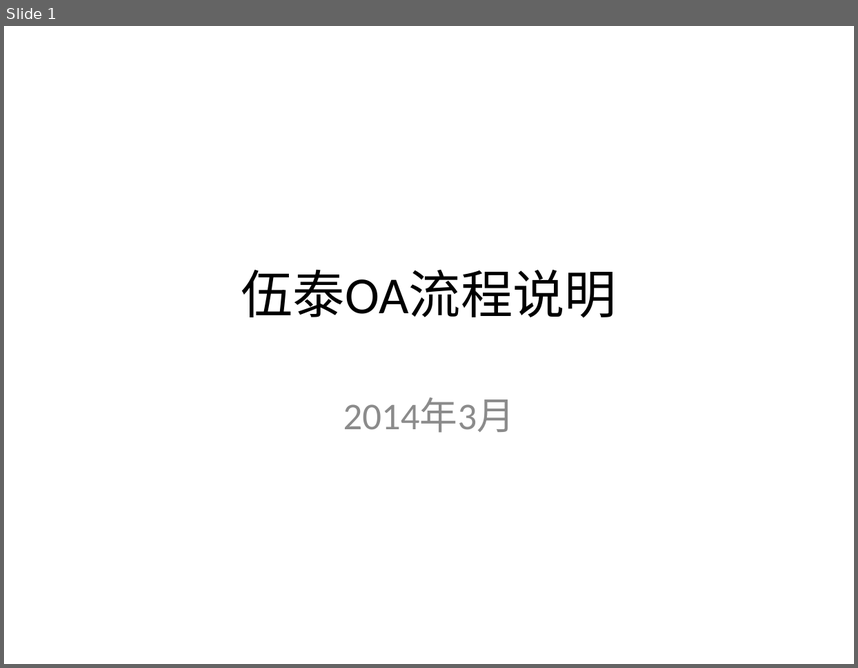
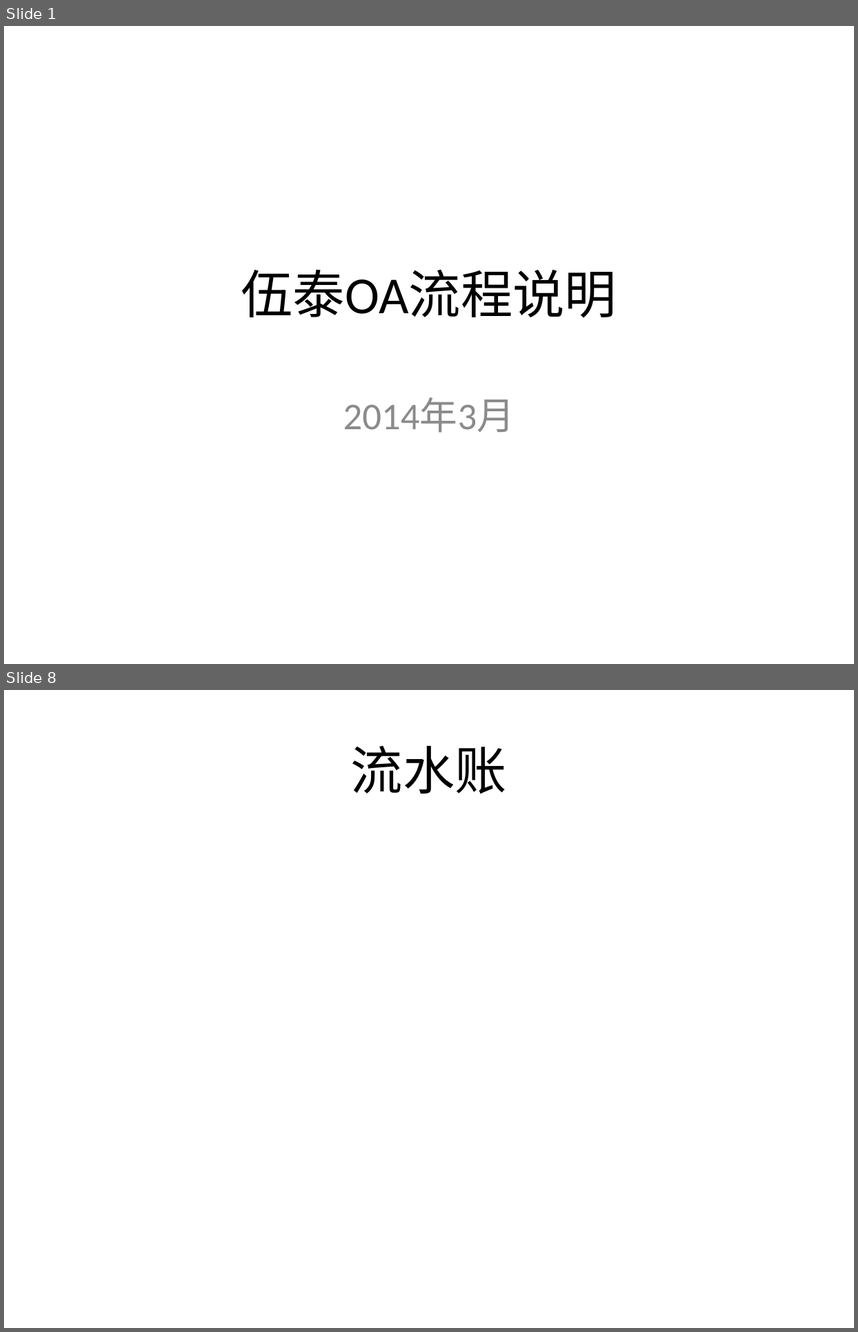
Before and after one commit to yuanly/oa, a slide deck: doc/伍泰OA流程说明.pptx. Shown one above the other, each under a label of ours: slide 1 before the commit, slides 1 and 8 after it; the slides between them are not shown. The pictures are 858x668 and 858x1332 pixels, drawn with LibreOffice and Linux fonts; fonts in the diff are those of the drawing. Boxes give left, top, right and bottom in pixels: in the first picture for what was removed or moved away, otherwise in the second. Text is boxed around its words. In the diff, an @@ line names an element or a change of style, - is before the commit and + after.

```diff
--- a/doc/伍泰OA流程说明.pptx
+++ b/doc/伍泰OA流程说明.pptx
@@ slide 8 added at bbox=[4, 690, 854, 1328], background #FFFFFF @@
@@ title added at bbox=[351, 746, 507, 793], 44 pt, text #000000 @@
+流水账
```
Also in this commit, not shown: 8 other slides added, 5 other files.
